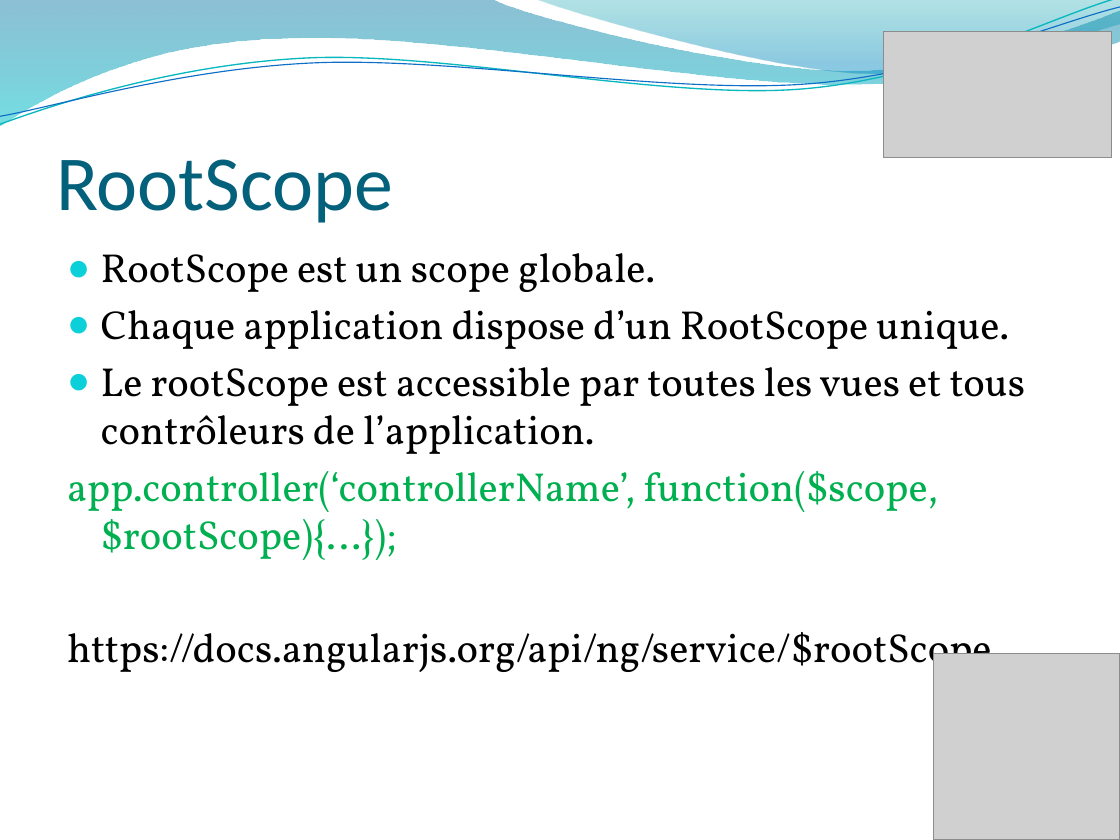
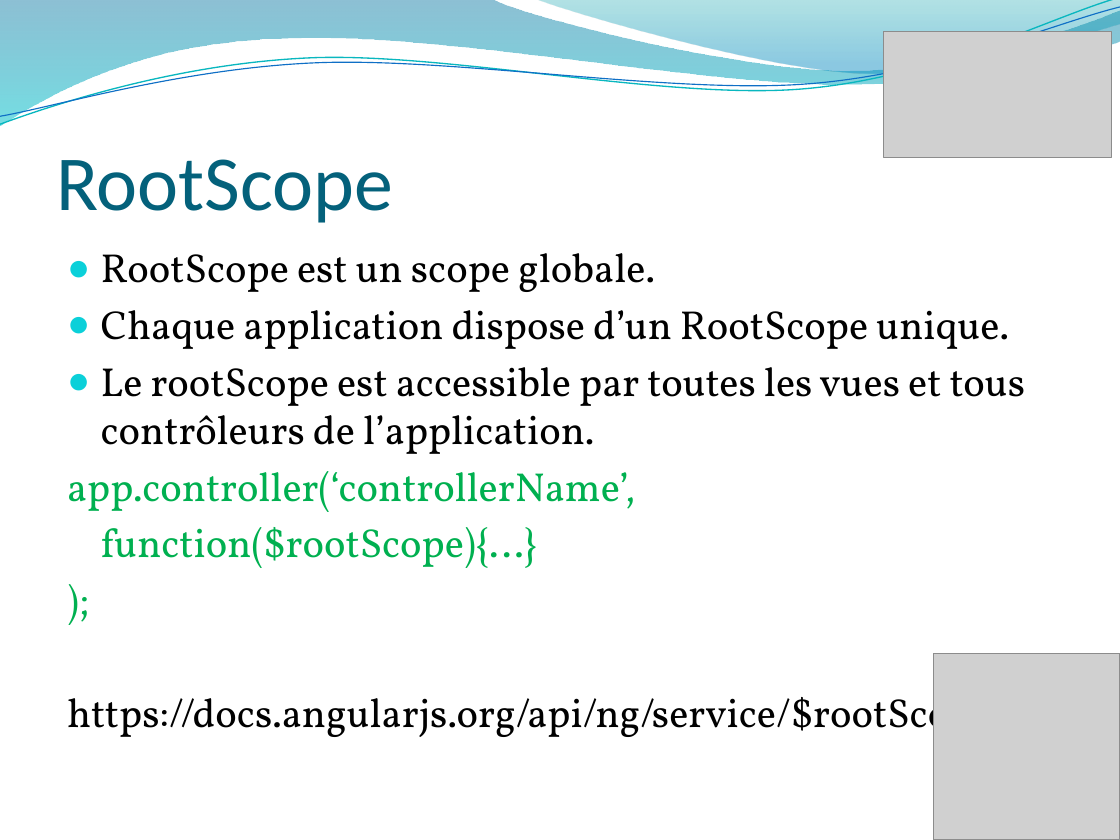
Before and after one commit to usfalami/Angular, a slide deck: slide 21 of _ng.pptx. Drawn at 1120x840 pixels with LibreOffice and Linux fonts; fonts in the diff are those of the drawing; grey boxes stand for pictures; background and template pictures are left out. Boxes give left, top, right and bottom in pixels: in the first picture for what was removed or moved away, otherwise in the second. Text is boxed around its words. In the diff, an @@ line names an element or a change of style, - is before the commit and + after.

```diff
--- a/_ng.pptx
+++ b/_ng.pptx
@@ text at (x1=67, y1=471, x2=635, y2=568): text changed @@
-app.controller(‘controllerName’, function($scope, $rootScope){…});
+app.controller(‘controllerName’,
+function($rootScope){…}
+);
```
Also in this commit, not shown: 1 other slide changed, 4 other files.
